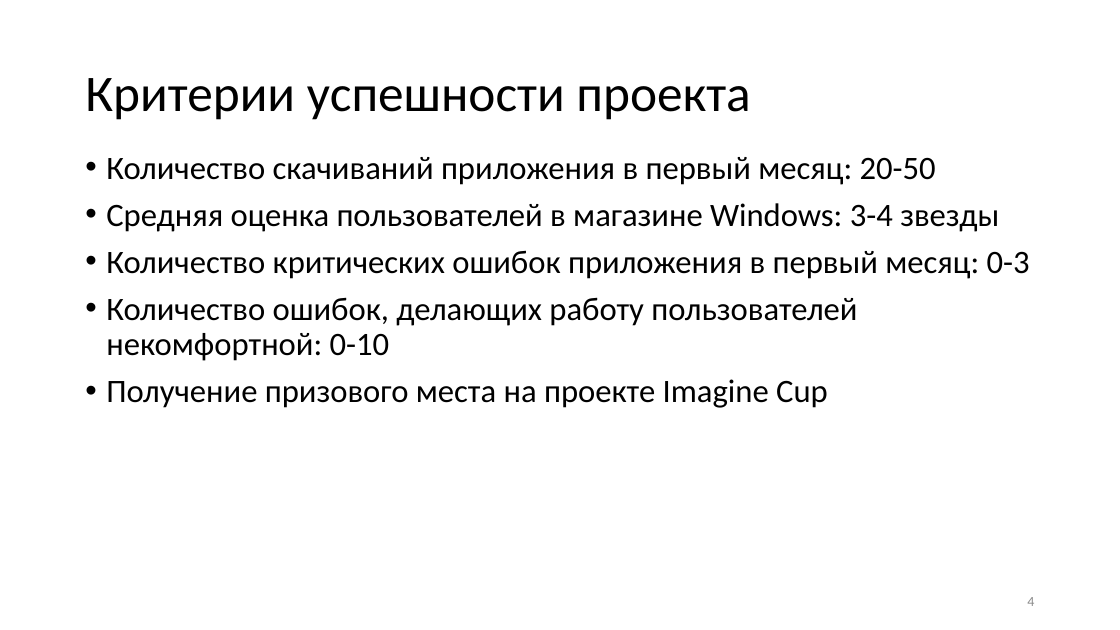
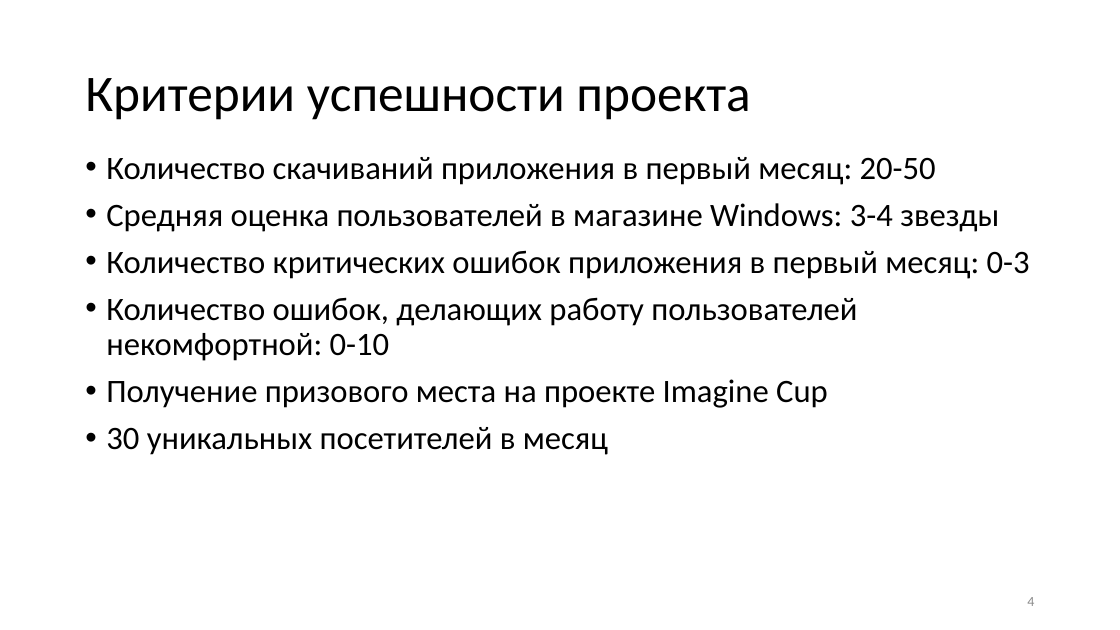
Before and after one commit to nocom91/GeoTime, a slide deck: slide 4 of Документы/GeoTimePresentation-remake.pptx. Drawn at 1120x630 pixels with LibreOffice and Linux fonts; fonts in the diff are those of the drawing; background and template pictures are left out. Boxes give left, top, right and bottom in pixels: in the first picture for what was removed or moved away, otherwise in the second. Text is boxed around its words. In the diff, an @@ line names an element or a change of style, - is before the commit and + after.

Commit message:
Чуть поправила дизайн презентации. Добавила пару слов в СМАРТ и в критерии успешности

```diff
--- a/Документы/GeoTimePresentation-remake.pptx
+++ b/Документы/GeoTimePresentation-remake.pptx
@@ text at bbox=[106, 427, 608, 455]: paragraph added @@
+• 30 уникальных посетителей в месяц
```
Also in this commit, not shown: 6 other slides changed.
